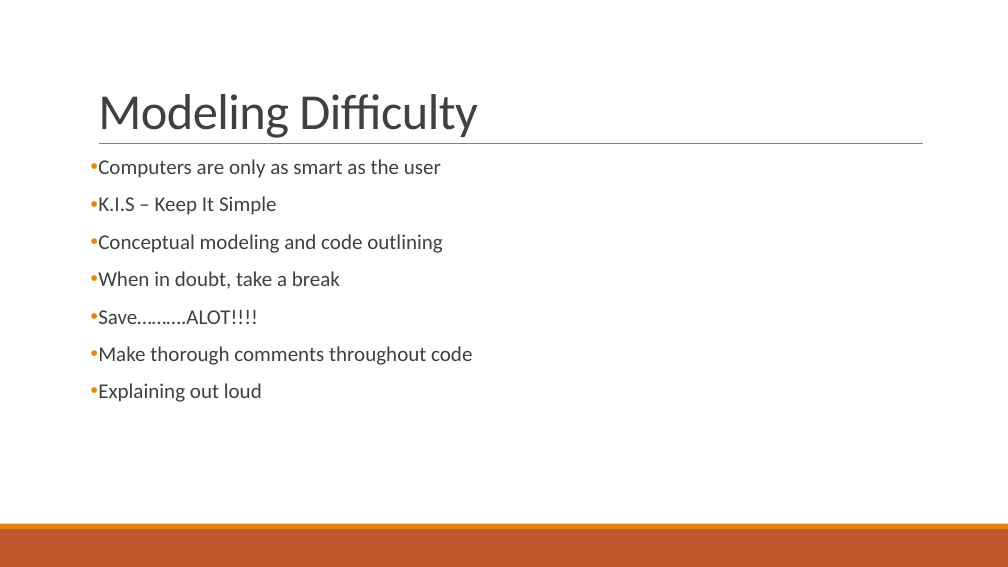
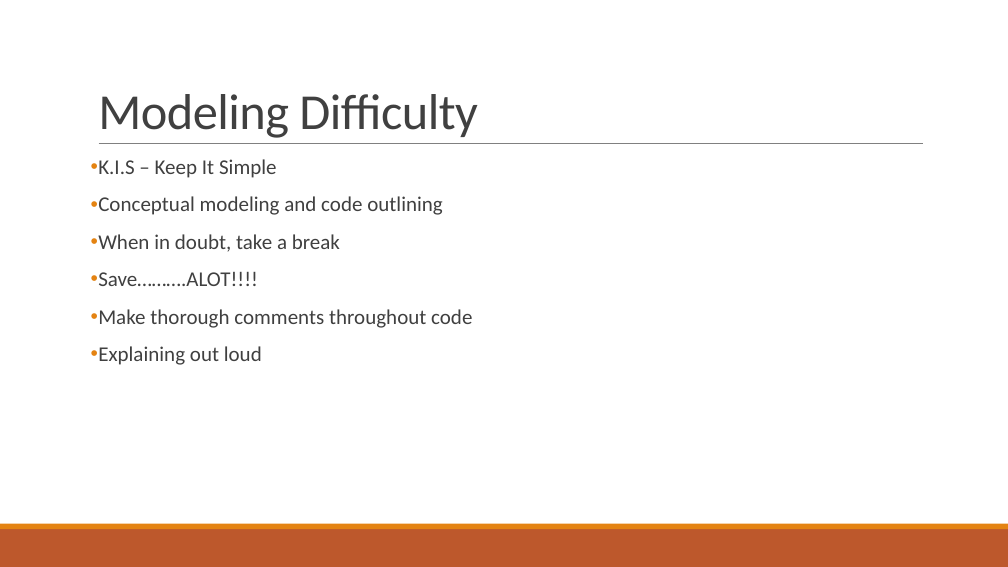
Before and after one commit to cccarrillo/OSU_Course, a slide deck: slide 5 of Lectures/Becoming_a_Modeler.pptx. Drawn at 1008x567 pixels with LibreOffice and Linux fonts; fonts in the diff are those of the drawing. Boxes give left, top, right and bottom in pixels: in the first picture for what was removed or moved away, otherwise in the second. Text is boxed around its words. In the diff, an @@ line names an element or a change of style, - is before the commit and + after.

```diff
--- a/Lectures/Becoming_a_Modeler.pptx
+++ b/Lectures/Becoming_a_Modeler.pptx
@@ text at [98,159,441,178]: paragraph removed @@
-• Computers are only as smart as the user
```
Also in this commit, not shown: 9 slides added, 1 slide removed, 2 other files.
